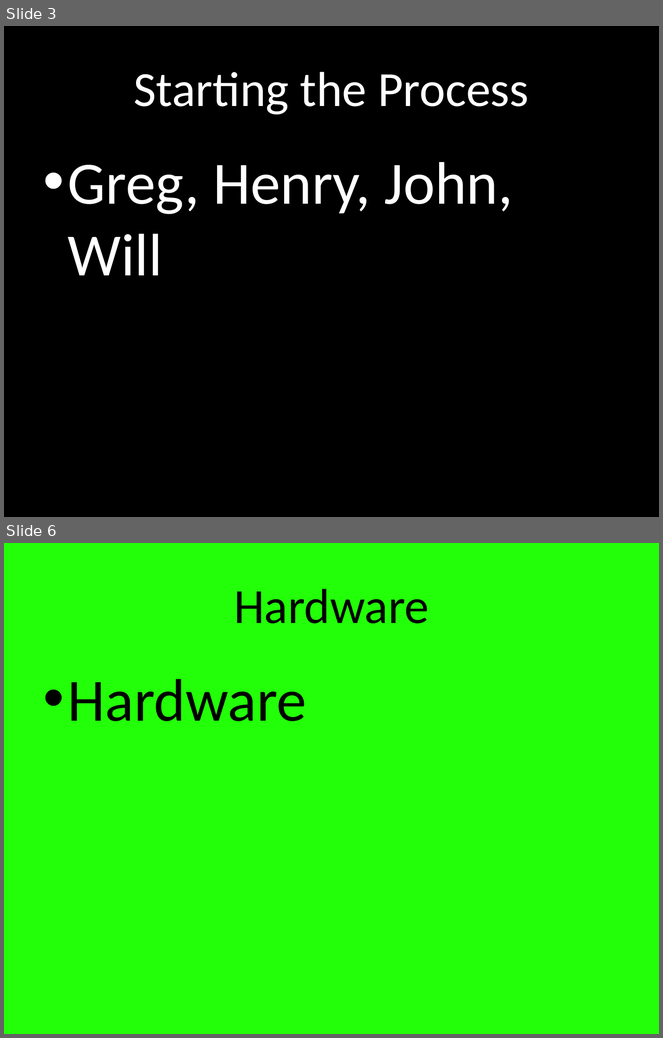
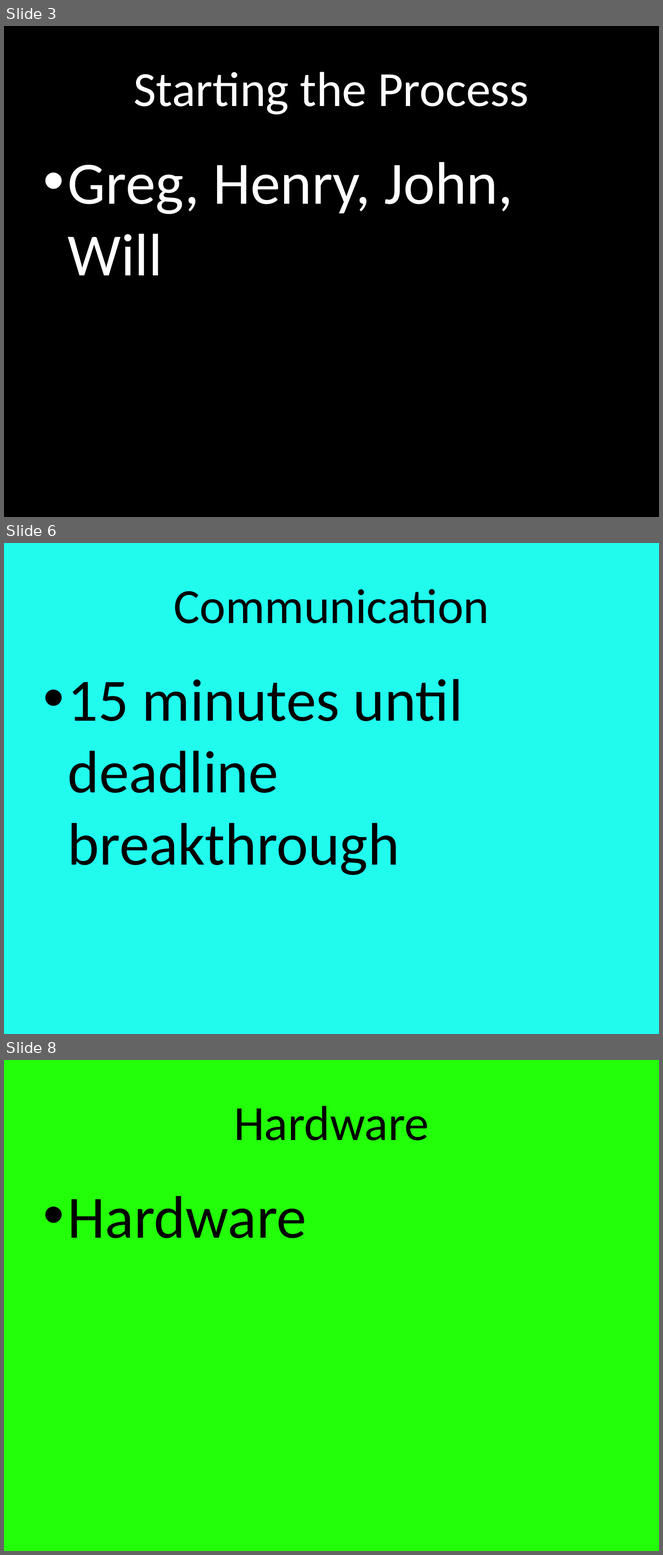
Before and after one commit to jwarshaw/RaspberryDrive, a slide deck: PowerPoint - Raspberry Drive.pptx. Shown one above the other, each under a label of ours: slides 3 and 6 before the commit, slides 3, 6 and 8 after it; the slides between them are not shown. The pictures are 663x1038 and 663x1555 pixels, drawn with LibreOffice and Linux fonts; fonts in the diff are those of the drawing. Boxes give left, top, right and bottom in pixels: in the first picture for what was removed or moved away, otherwise in the second. Text is boxed around its words. In the diff, an @@ line names an element or a change of style, - is before the commit and + after.

```diff
--- a/PowerPoint - Raspberry Drive.pptx
+++ b/PowerPoint - Raspberry Drive.pptx
@@ slide 6 added at (4, 543, 659, 1034), background #20FBEE @@
@@ title added at (174, 589, 490, 624), 54 pt, text #000000 @@
+Communication
@@ text added at (68, 679, 463, 875), 66 pt, text #000000 @@
+• 15 minutes until deadline breakthrough
@@ what was slide 6 is now slide 8 @@
```
Also in this commit, not shown: 6 slides changed, 6 other slides added, 1 other file.
